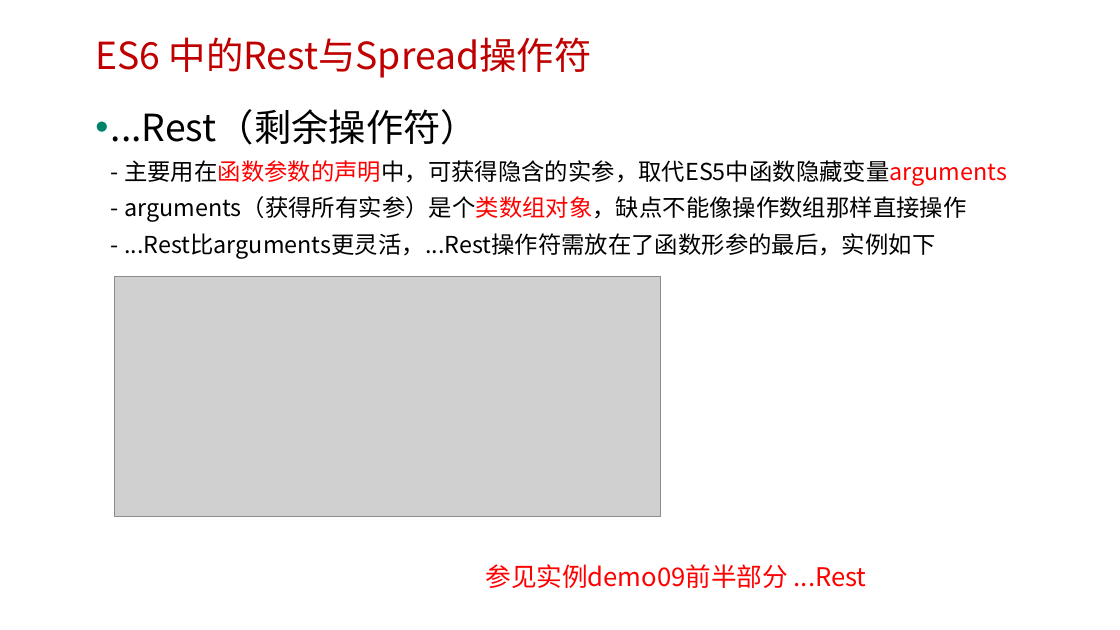
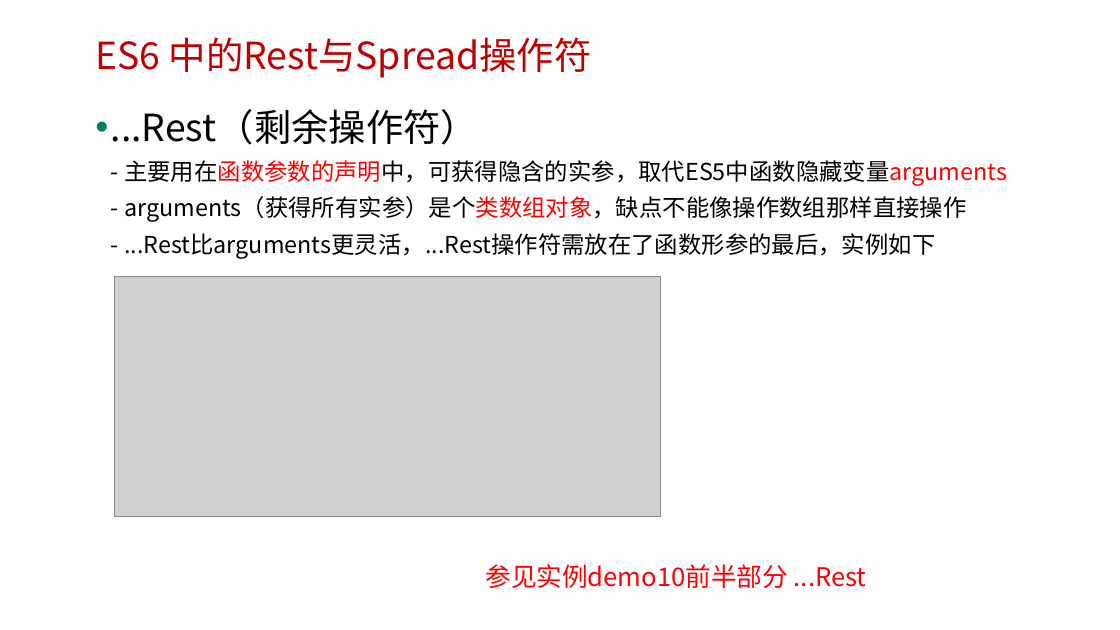
Before and after one commit to edu2act/course-javascript-advanced, a slide deck: slide 22 of 课程PPT/14.ECMAScript 6 二.pptx (slide 21 before the commit). Drawn at 1120x630 pixels with LibreOffice and Linux fonts; fonts in the diff are those of the drawing; grey boxes stand for pictures; background and template pictures are left out. Boxes give left, top, right and bottom in pixels: in the first picture for what was removed or moved away, otherwise in the second. Text is boxed around its words. In the diff, an @@ line names an element or a change of style, - is before the commit and + after.

```diff
--- a/课程PPT/14.ECMAScript 6 二.pptx
+++ b/课程PPT/14.ECMAScript 6 二.pptx
@@ text at bbox=[485, 564, 867, 588]: text changed @@
-参见实例demo09前半部分 ...Rest
+参见实例demo10前半部分 ...Rest
```
Also in this commit, not shown: 13 other slides changed, 1 slide added, 8 other files.
